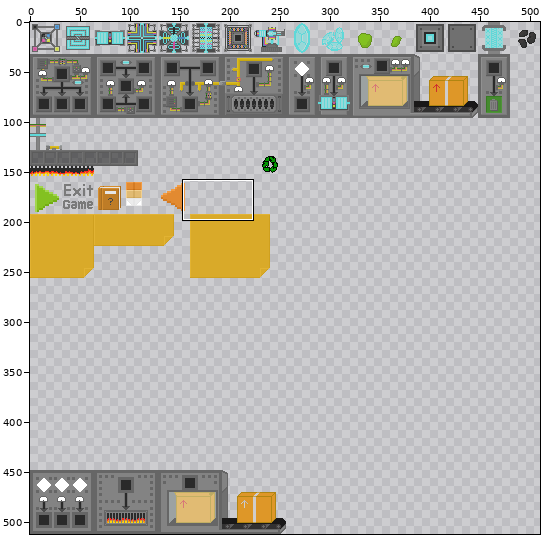
Sprite sheet, stored at res/img/textures.png. Above, an overview of the earlier version with the close-up marked.
Close-up. Before:
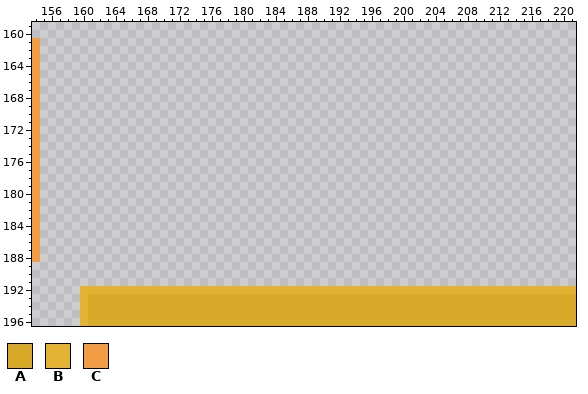
The file is 512x512 pixels. Pixels under 10% opacity are left out. Colours within 5 levels of each other are drawn and written as one. Shown: x 154..221, y 159..196. The wide view leaves out empty margins. The commit also changed other parts of the picture, which this record leaves out.
Palette (. is transparent): A #d9aa29  B #e2b333  C #f29c44
Pixels before (only the part around the change), first column x 154:
159 ....................................................................
160 ....................................................................
161 C...................................................................
162 C...................................................................
163 C...................................................................
164 C...................................................................
165 C...................................................................
166 C...................................................................
167 C...................................................................
168 C...................................................................
169 C...................................................................
170 C...................................................................
171 C...................................................................
172 C...................................................................
173 C...................................................................
174 C...................................................................
175 C...................................................................
176 C...................................................................
177 C...................................................................
178 C...................................................................
179 C...................................................................
180 C...................................................................
181 C...................................................................
182 C...................................................................
183 C...................................................................
184 C...................................................................
185 C...................................................................
186 C...................................................................
187 C...................................................................
188 C...................................................................
189 ....................................................................
190 ....................................................................
191 ....................................................................
192 ......BBBBBBBBBBBBBBBBBBBBBBBBBBBBBBBBBBBBBBBBBBBBBBBBBBBBBBBBBBBBBB
193 ......BAAAAAAAAAAAAAAAAAAAAAAAAAAAAAAAAAAAAAAAAAAAAAAAAAAAAAAAAAAAAA
194 ......BAAAAAAAAAAAAAAAAAAAAAAAAAAAAAAAAAAAAAAAAAAAAAAAAAAAAAAAAAAAAA
195 ......BAAAAAAAAAAAAAAAAAAAAAAAAAAAAAAAAAAAAAAAAAAAAAAAAAAAAAAAAAAAAA
196 ......BAAAAAAAAAAAAAAAAAAAAAAAAAAAAAAAAAAAAAAAAAAAAAAAAAAAAAAAAAAAAA
And afterwards:
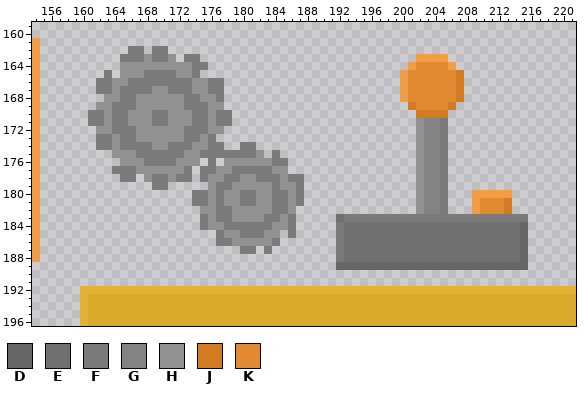
Colours new in this view: D #666666  E #707070  F #7a7a7a  G #838383  H #919191  J #d47b22  K #e28a31
Change:
Changed rows in their new state; - is an unchanged pixel.
first column x 161:
162 -----FF-FF---------------------------------------------
163 ----FFFHFFH-FF---------------------------CCCC----------
164 ----HHHHHHHHHFF-------------------------CKKKKC---------
165 --F-HHHFFFFHHF-------------------------CKKKKKKJ--------
166 -FFHHFFFFFFFFHHFF----------------------CKKKKKKJ--------
167 -FFHFFFFHHFFFHHFF----------------------CKKKKKKJ--------
168 --HHFFHHHHHHFFHHF----------------------CKKKKKKJ--------
169 -HHFFFHHHHHHFFFHH-----------------------JKKKKJ---------
170 FFHFFHHHFFHHHFFHFF-----------------------JJJJ----------
171 FFHFFHHHFFHHHFFHFF-----------------------HGGF----------
172 -HHFFFHHHHHHFFFHH------------------------HGGF----------
173 -FFHFFHHHHHHFFHF-------------------------HGGF----------
174 -FFHFFFFHHFFFHHFF--FF--------------------HGGF----------
175 ---HHHFFFFFFHHFFFFFFFH-F-----------------HGGF----------
176 ----HHHFFFFHHH-F-HHHHHHFF----------------HGGF----------
177 ---FFFHHHHHHF-FFHHFFFFFHH----------------HGGF----------
178 ----FF-HFFHFF-FHHFFHHFFFHFF--------------HGGF----------
179 --------FF-----HFFHHHHHFHHF--------------HGGF----------
180 -------------FFHFHHFFHHFFHF--------------HGGF---CCCCC--
181 -------------FFHFHHFFHHFFHF--------------HGGF---CKKKJ--
182 --------------HHFFHHHHHFFH---------------HGGF---CKKKJ--
183 --------------FHFFHHHHFFHF-----EFFFFFFFFFFFFFFFFFFFFFFF
184 --------------FHHFFFFFFHHF-----FEEEEEEEEEEEEEEEEEEEEEED
185 ----------------FHHFFFHH-F-----FEEEEEEEEEEEEEEEEEEEEEED
186 ----------------FFHHHHHF-------FEEEEEEEEEEEEEEEEEEEEEED
187 -------------------FF-F--------FEEEEEEEEEEEEEEEEEEEEEED
188 -------------------------------FEEEEEEEEEEEEEEEEEEEEEED
189 -------------------------------DDDDDDDDDDDDDDDDDDDDDDDD
Changed places in both close-ups, as pixel boxes (x1, y1, x2, y2):
added: (88, 46, 528, 270)
